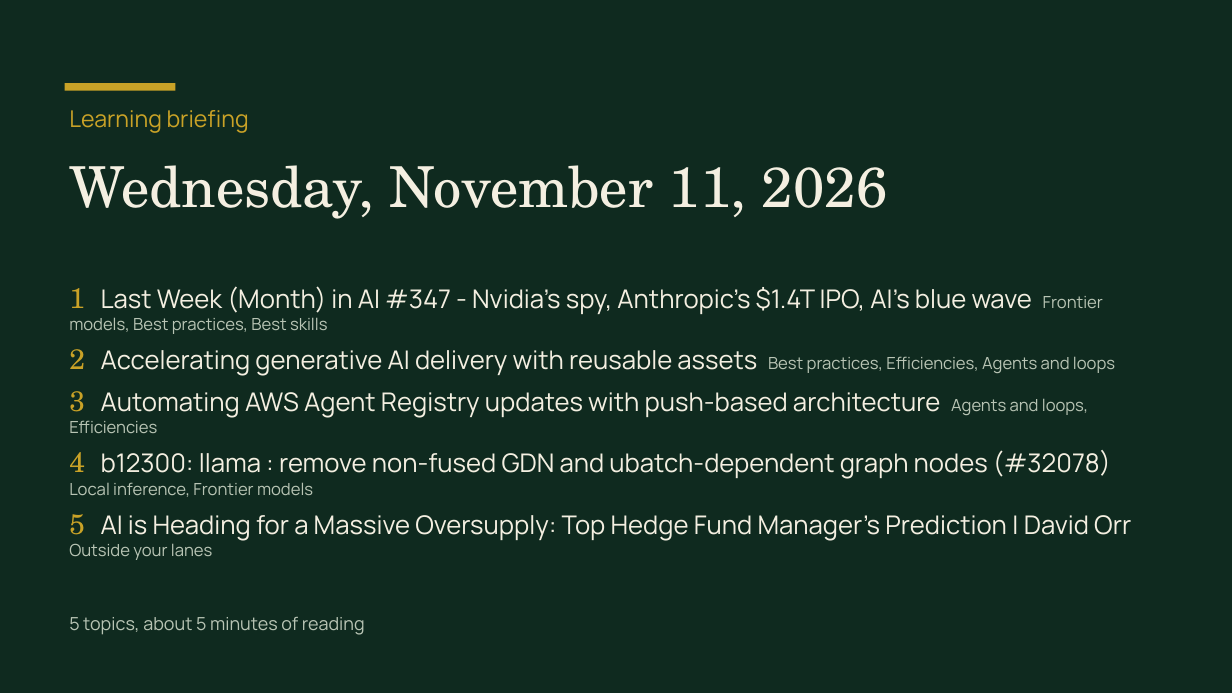
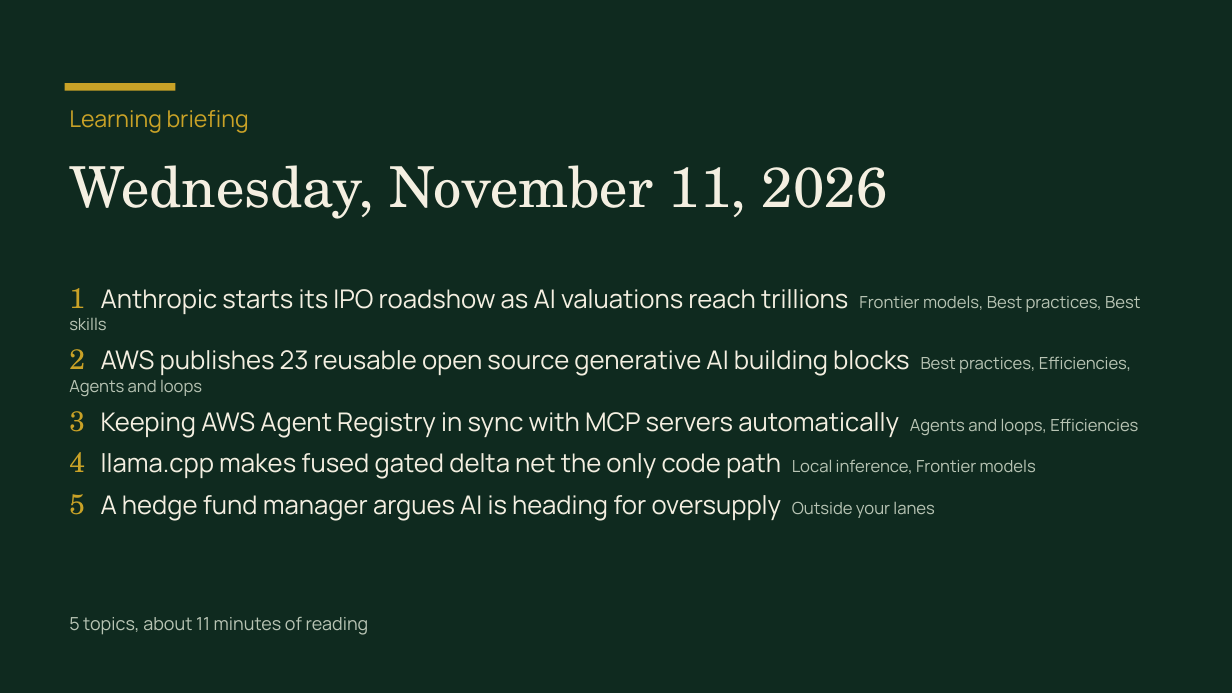
Before and after one commit to syb-code/news-digest, a slide deck: slide 1 of docs/learn/2026-11-11/briefing.pptx. Drawn at 1232x693 pixels with LibreOffice and Linux fonts; fonts in the diff are those of the drawing. Boxes give left, top, right and bottom in pixels: in the first picture for what was removed or moved away, otherwise in the second. Text is boxed around its words. In the diff, an @@ line names an element or a change of style, - is before the commit and + after.

```diff
--- a/docs/learn/2026-11-11/briefing.pptx
+++ b/docs/learn/2026-11-11/briefing.pptx
@@ text at bbox=[69, 288, 1140, 521]: text changed @@
-1 Last Week (Month) in AI #347 - Nvidia's spy, Anthropic's $1.4T IPO, AI's blue wave Frontier models, Best practices, Best skills
-2 Accelerating generative AI delivery with reusable assets Best practices, Efficiencies, Agents and loops
-3 Automating AWS Agent Registry updates with push-based architecture Agents and loops, Efficiencies
-4 b12300: llama : remove non-fused GDN and ubatch-dependent graph nodes (#32078) Local inference, Frontier models
-5 AI is Heading for a Massive Oversupply: Top Hedge Fund Manager’s Prediction | David Orr Outside your lanes
+1 Anthropic starts its IPO roadshow as AI valuations reach trillions Frontier models, Best practices, Best skills
+2 AWS publishes 23 reusable open source generative AI building blocks Best practices, Efficiencies, Agents and loops
+3 Keeping AWS Agent Registry in sync with MCP servers automatically Agents and loops, Efficiencies
+4 llama.cpp makes fused gated delta net the only code path Local inference, Frontier models
+5 A hedge fund manager argues AI is heading for oversupply Outside your lanes
@@ text at bbox=[69, 617, 369, 635]: text changed @@
-5 topics, about 5 minutes of reading
+5 topics, about 11 minutes of reading
```
Also in this commit, not shown: 16 other slides changed, 5 other files.
